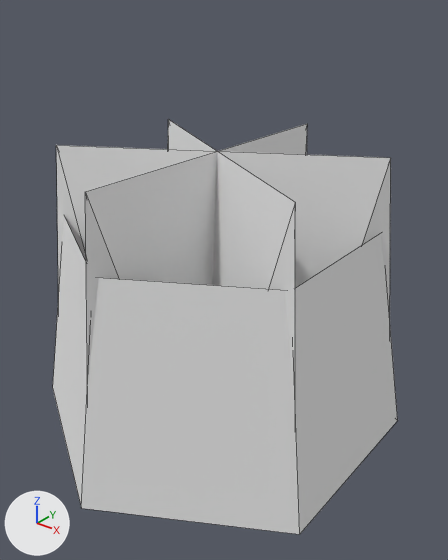
The OBJ model src/main/resources/assets/arcanearchives/models/block/brazier_of_hoarding_fire.obj: old version first, new version second.
Rendered twice from a 50 mm camera at (1.14, -1.283, 1.505) aimed at (0.522, -0.509, 1.025). The axes (+X, +Y, +Z) are drawn at lower left. The lights are the same throughout. Mesh edges are drawn as thin lines. Where no turn or scale is listed for an object, it has been applied to the vertices.

Script lines for the objects in view, before the commit:
```python
me_firecenter1 = bpy.data.meshes.new('FireCenter1')
me_firecenter1.from_pydata(...)  # 8 vertices, 6 faces; spans x 0.428..0.572, y -0.832..-0.168, z 0.75..1.25
me_firecenter1.materials.append(mat_firevariantb)  # white #e7e7e7
me_firecenter2 = bpy.data.meshes.new('FireCenter2')
me_firecenter2.from_pydata(...)  # 8 vertices, 6 faces; spans x 0.213..0.787, y -0.666..-0.334, z 0.75..1.25
me_firecenter2.materials.append(mat_firevariantb)  # white #e7e7e7
me_firecenter3 = bpy.data.meshes.new('FireCenter3')
me_firecenter3.from_pydata(...)  # 8 vertices, 6 faces; spans x 0.213..0.787, y -0.666..-0.334, z 0.75..1.25
me_firecenter3.materials.append(mat_firevariantb)  # white #e7e7e7
me_firering_torus = bpy.data.meshes.new('FireRing_Torus')
me_firering_torus.from_pydata(...)  # 18 vertices, 12 faces; spans x 0.198..0.802, y -0.849..-0.151, z 0.712..1.125
me_firering_torus.materials.append(mat_firevarianta)  # white #e7e7e7
# before: 1 (0.5, -0.221, 1.125), 4 (0.259, -0.361, 1.125), 7 (0.259, -0.639, 1.125), 10 (0.5, -0.779, 1.125), 13 (0.741, -0.639, 1.125)
# before: 16 (0.741, -0.361, 1.125)
ob_firecenter1 = bpy.data.objects.new('FireCenter1', me_firecenter1)
ob_firecenter1.location = (0.0, 0.0, 0.0)
ob_firecenter2 = bpy.data.objects.new('FireCenter2', me_firecenter2)
ob_firecenter2.location = (0.0, 0.0, 0.0)
ob_firecenter3 = bpy.data.objects.new('FireCenter3', me_firecenter3)
ob_firecenter3.location = (0.0, 0.0, 0.0)
ob_firering_torus = bpy.data.objects.new('FireRing_Torus', me_firering_torus)
ob_firering_torus.location = (0.0, 0.0, 0.0)
```
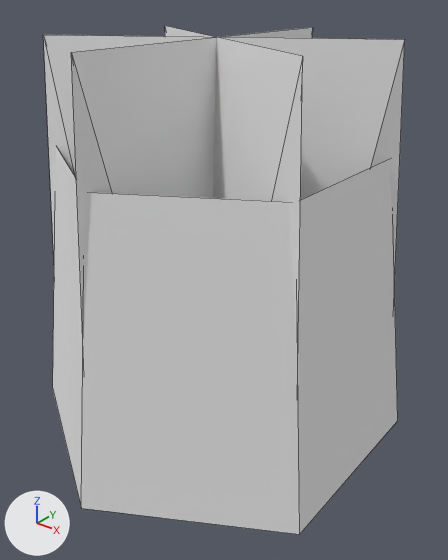
Commit message: Brazier fires are brighter now!

Changed parts and their boxes (x1, y1, x2, y2) in the pictures (448 x 560 px):
'FireRing_Torus', reshaped (22% taller): before (53, 216, 398, 534); after (53, 147, 398, 534)
'FireCenter1', mesh rescaled (9% wider, 22% taller): before (85, 124, 307, 376); after (71, 27, 313, 335)
'FireCenter3', mesh rescaled (8% wider, 44% taller): before (56, 145, 391, 319); after (43, 35, 405, 286)
'FireCenter2', mesh rescaled (9% wider, 20% taller): before (168, 119, 295, 398); after (165, 26, 303, 362)

Patch to the scene script:
```diff
--- a/src/main/resources/assets/arcanearchives/models/block/brazier_of_hoarding_fire.obj.py
+++ b/src/main/resources/assets/arcanearchives/models/block/brazier_of_hoarding_fire.obj.py
@@ me_firecenter1 @@
 me_firecenter1.from_pydata(...)  # 8 vertices, 6 faces; spans x 0.428..0.572, y -0.832..-0.168, z 0.75..1.25
 # used by ob_firecenter1; location = (0.0, 0.0, 0.0)
+# me_firecenter1 part 1: the whole mesh is scaled about its middle by (1, 1, 1.35), then moved by (0.0, 0.0, 0.087)
 me_firecenter1.materials.append(mat_firevariantb)
@@ me_firecenter2 @@
 me_firecenter2.from_pydata(...)  # 8 vertices, 6 faces; spans x 0.213..0.787, y -0.666..-0.334, z 0.75..1.25
 # used by ob_firecenter2; location = (0.0, 0.0, 0.0)
+# me_firecenter2 part 2: the whole mesh is scaled about its middle by (1, 1, 1.35), then moved by (0.0, 0.0, 0.087)
 me_firecenter2.materials.append(mat_firevariantb)
@@ me_firecenter3 @@
 me_firecenter3.from_pydata(...)  # 8 vertices, 6 faces; spans x 0.213..0.787, y -0.666..-0.334, z 0.75..1.25
 # used by ob_firecenter3; location = (0.0, 0.0, 0.0)
+# me_firecenter3 part 3: the whole mesh is scaled about its middle by (1, 1, 1.35), then moved by (0.0, 0.0, 0.087)
 me_firecenter3.materials.append(mat_firevariantb)
@@ me_firering_torus @@
 me_firering_torus.from_pydata(...)  # 18 vertices, 12 faces; spans x 0.198..0.802, y -0.849..-0.151, z 0.712..1.125
 # used by ob_firering_torus; location = (0.0, 0.0, 0.0)
+# me_firering_torus part 4
+for i in [1, 4, 7, 10, 13, 16]: me_firering_torus.vertices[i].co += Vector((0.0, 0.0, 0.125))
 me_firering_torus.materials.append(mat_firevarianta)
```
